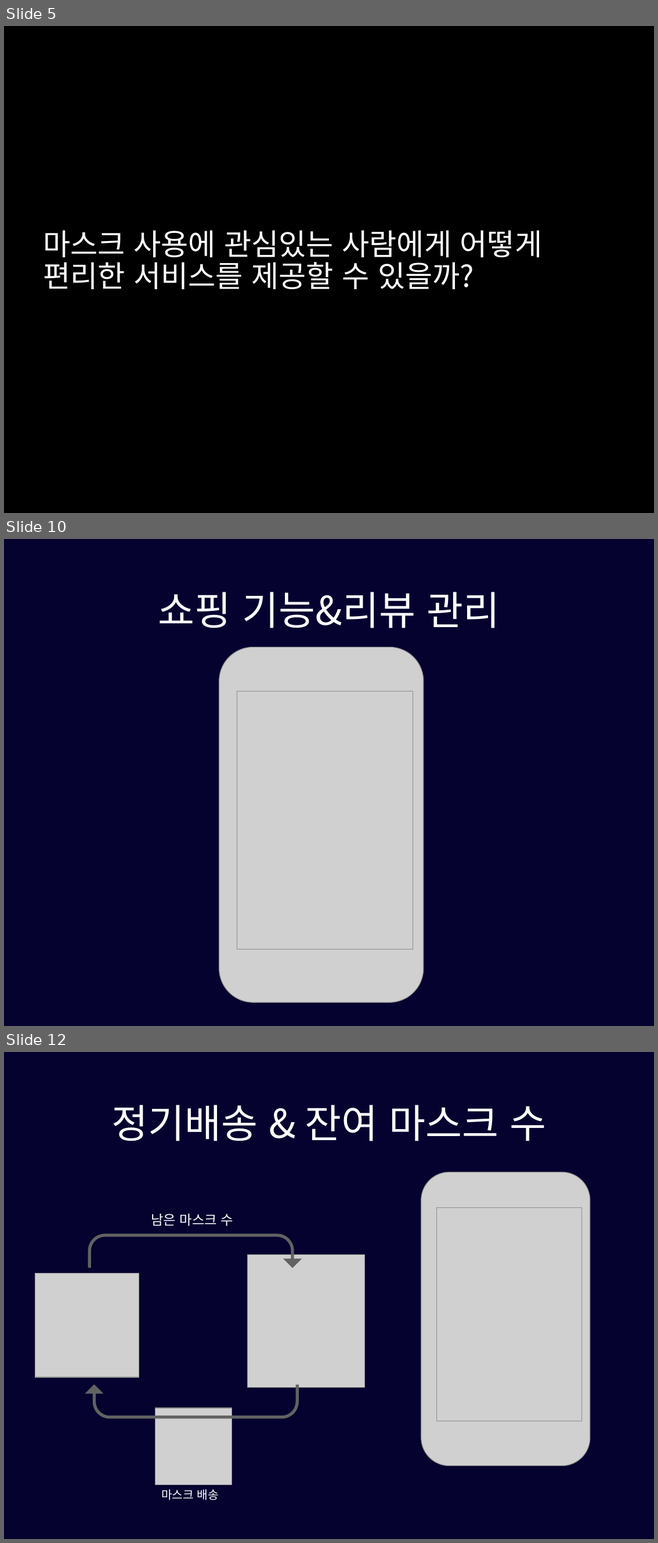
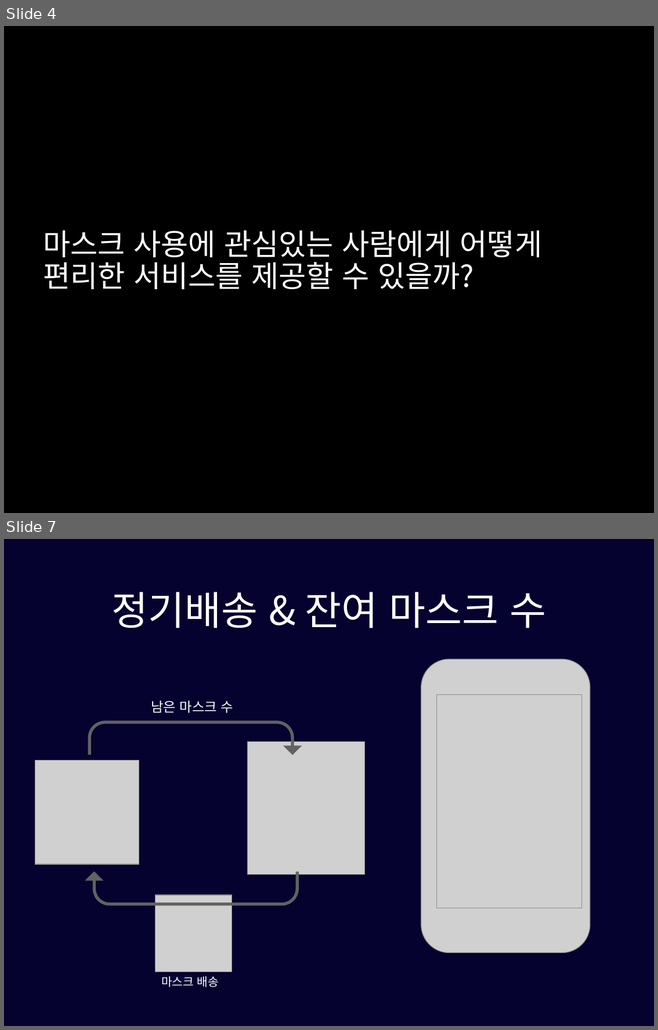
Before and after one commit to pasongsj/ideatone, a slide deck: ideatoneppt.pptx. Shown one above the other, each under a label of ours: slides 5, 10 and 12 before the commit, slides 4 and 7 after it; the slides between them are not shown. The pictures are 658x1543 and 658x1030 pixels, drawn with LibreOffice and Linux fonts; fonts in the diff are those of the drawing; grey boxes stand for pictures. Boxes give left, top, right and bottom in pixels: in the first picture for what was removed or moved away, otherwise in the second. Text is boxed around its words. In the diff, an @@ line names an element or a change of style, - is before the commit and + after.

```diff
--- a/ideatoneppt.pptx
+++ b/ideatoneppt.pptx
@@ slide 10 removed at [4, 539, 654, 1026], background #05022F @@
@@ title removed at [158, 592, 499, 628] @@
-쇼핑 기능&리뷰 관리
@@ picture removed at [219, 647, 423, 1002] @@
@@ picture removed at [237, 691, 412, 950] @@
@@ what was slide 5 is now slide 4 @@
@@ what was slide 12 is now slide 7 @@
```
Also in this commit, not shown: 4 slides changed, 7 other slides removed.
